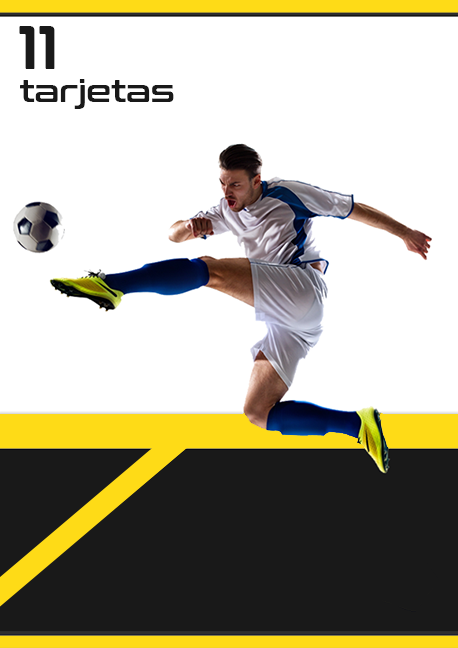
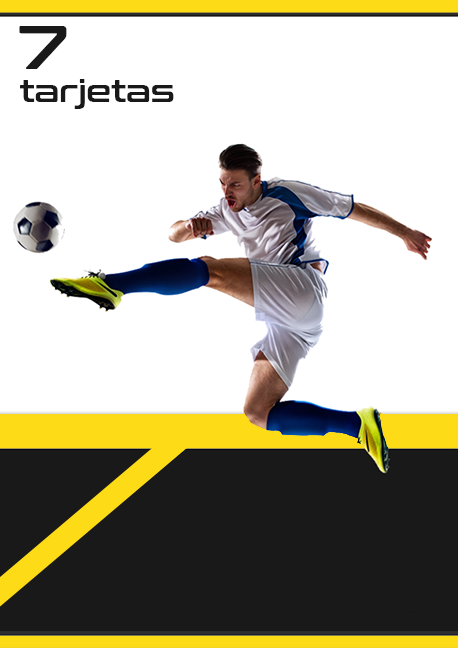
Comparing the layer stacks of the two 458×648 images. Changes:
renamed "11" to "7", painted on it over box(19, 26, 67, 69)
